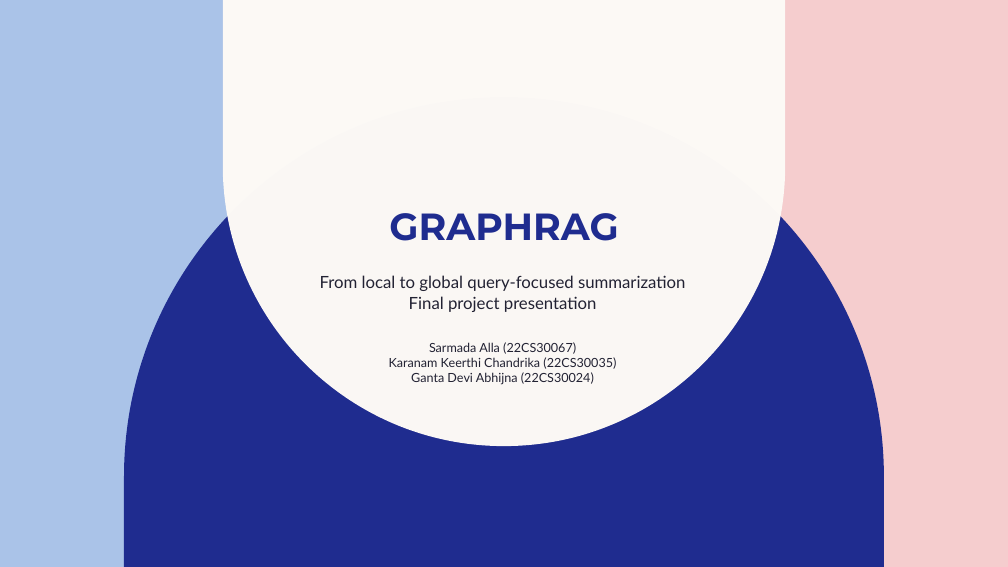
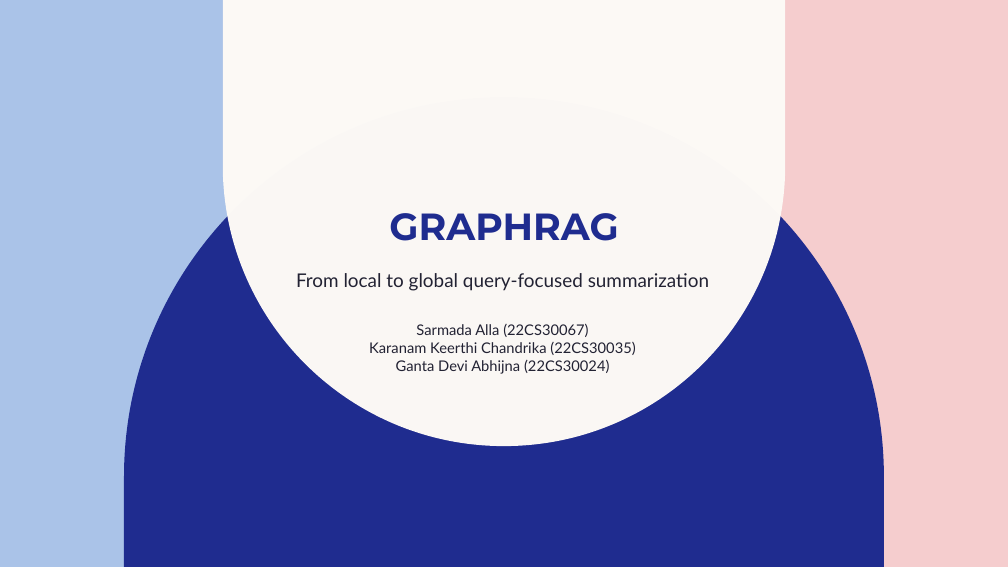
Before and after one commit to Kiki150804/sdm_proj, a slide deck: slide 1 of presentation/GraphRAG_final.pptx. Drawn at 1008x567 pixels with LibreOffice and Linux fonts; fonts in the diff are those of the drawing. Boxes give left, top, right and bottom in pixels: in the first picture for what was removed or moved away, otherwise in the second. Text is boxed around its words. In the diff, an @@ line names an element or a change of style, - is before the commit and + after.

Commit message:
Map step reads community entity/relation details; GraphRAG now beats vector RAG on 3 of 4 criteria; fuller slides

```diff
--- a/presentation/GraphRAG_final.pptx
+++ b/presentation/GraphRAG_final.pptx
@@ text "From local to global query-focused ..." at bbox=[296, 273, 709, 291]: size 16 to 18 pt @@
@@ text at bbox=[409, 296, 597, 312]: paragraph removed @@
-Final project presentation
@@ text "Sarmada Alla (22CS30067)": place and size @@
-text "Sarmada Alla (22CS30067)" at bbox=[389, 342, 616, 385]
+text "Sarmada Alla (22CS30067)" at bbox=[369, 324, 635, 374]
@@ text "Sarmada Alla (22CS30067)" at bbox=[369, 324, 635, 374]: size 12 to 14 pt @@
```
Also in this commit, not shown: 11 other slides changed, 4 slides added, 4 slides removed, 18 other files.
